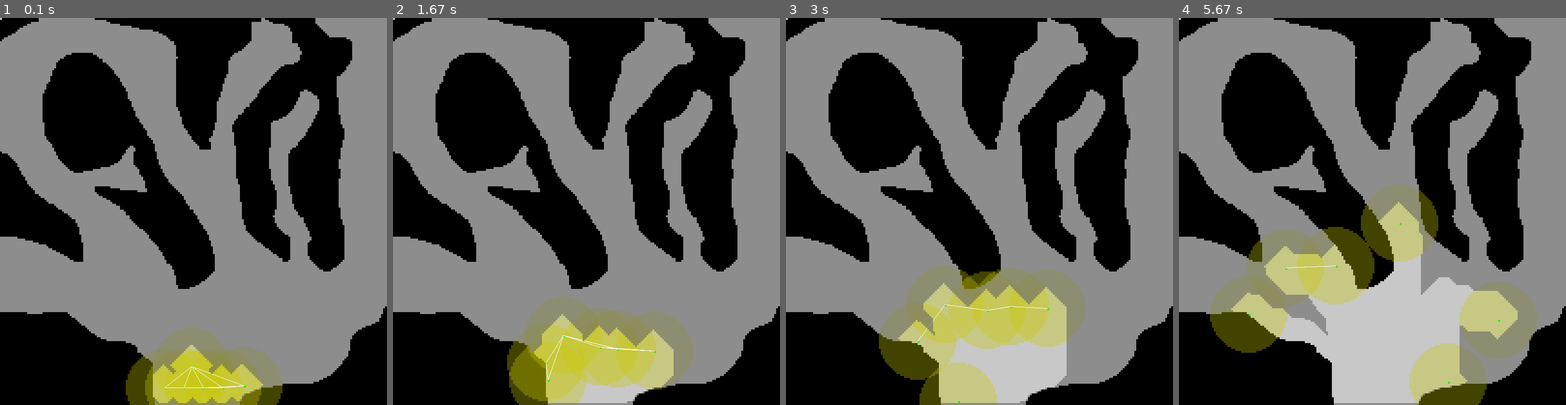
Above: before the commit, frames 1-4 (left to right).
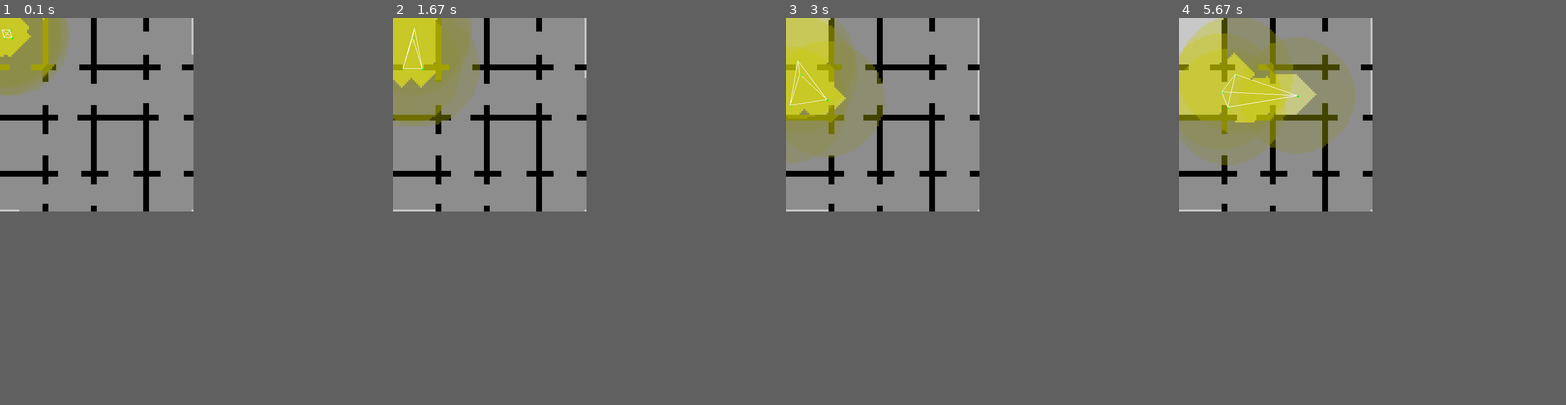
Above: after the commit, the same moments.

Repository: R1leMargoulin/RAPID
Game: pygame game, started from examples/program_examples/simulation_example.py
Two runs of this game, one before a commit and one after it. Both use one fixed random seed, a clock stepped at 60 frames per second and the inputs below.
Inputs:
- Up to frame 1 (0.1 s): no input
- Up to frame 2 (1.67 s): no input
- Up to frame 3 (3 s): no input
- Up to frame 4 (5.67 s): no input
In our replay, the window is 800x800 before the commit and 400x400 after it. These sizes can differ from the game's own. Grey fills any space a smaller window leaves; there, only what the larger window draws over its background counts as a difference.

The runs differ from the first frame. In frame 1, 49% of the frame differs, in the area x 0-100%, y 0-100%; in frame 2, 54%; in frame 3, 59%; in frame 4, 68%.

Commit message:
adding record feature

Diff:
--- a/RAPID/Environment.py
+++ b/RAPID/Environment.py
@@ -18,7 +18,7 @@
 
 
 class Environment():
-    def __init__(self, render = True, width:int=100, height:int=100, background_color = (200,200,200), caption = f'RAPID', env_image:Image.Image = None, full_knowledge:bool=True, limit_of_steps=None, scaling_factor:int=1, communication_mode="blackboard"):
+    def __init__(self, render = True, width:int=100, height:int=100, background_color = (200,200,200), caption = f'RAPID', env_image:Image.Image = None, full_knowledge:bool=True, limit_of_steps=None, scaling_factor:int=1, communication_mode="blackboard", save_img_steps = None):
         """
         Environment Class represents the environment in which the agents are evolving, the user should add agents with the add_agent method before runing the env with the env one.\\
         Params :
@@ -63,6 +63,8 @@
         self.obstacles_group = pygame.sprite.Group()
         self.agent_group = pygame.sprite.Group()
 
+        self.save_img_steps = save_img_steps
+
         if(env_image):
             self.width = env_image.size[0]
             self.height = env_image.size[1]
@@ -123,6 +125,9 @@
         """
         will update all agents in the self.agents object
         """
+        if self.save_img_steps != None and self.render:
+            pygame.image.save(self.screen, self.save_img_steps+str(self.step)+".png")
+
         if self.render:
             self.screen.fill(self.background_color)
 
@@ -147,6 +152,7 @@
 
         if self.communication_mode == "limited":
             self.limited_communication_update()
+
 
     def add_agent(self, agent):
         self.agents.append(agent)
@@ -244,7 +250,7 @@
 
 
 class TargetPointEnvironment(Environment):
-    def __init__(self, render = True, width = 100, height =  …(188 unchanged characters)… e[int,int]=None, amount_of_agents_goal=1):
+    def __init__(self, render = True, width = 100, height =  …(188 unchanged characters)… e[int,int]=None, amount_of_agents_goal=1, save_img_steps = None):
         """"
         Environment Class represents the environment in which the agents are evolving, the user should add agents with the add_agent method before runing the env with the env one.\\
         In this Environment, the Agents has to reach a target point in order to complete the mission.
@@ -265,7 +271,7 @@
         - amount_of_agents:int (default : 1) : amount of agents that needs to reach the point in order to complete the mission.
         """
 
-        super().__init__(render, width, height, background_color, caption, env_image, limit_of_steps=limit_of_steps, scaling_factor=scaling_factor, communication_mode=communication_mode)
+        super().__init__(render, width, height, background_color, caption, env_image, limit_of_steps=limit_of_steps, scaling_factor=scaling_factor, communication_mode=communication_mode, save_img_steps=save_img_steps)
         if target_point :
             self.init_target_point(x=target_point[0], y=target_point[1])
         else : #s'il n'y a pas de target point, on en génère un aléatoirement:
@@ -314,7 +320,7 @@
             return has_to_stop
 
 class ExplorationEnvironment(Environment):
-    def __init__(self, render = True, width = 100, height =  …(202 unchanged characters)… _goal=0.995, end_at_full_exploation=True):
+    def __init__(self, render = True, width = 100, height =  …(202 unchanged characters)… _goal=0.995, end_at_full_exploation=True, save_img_steps = None):
         """
         ExplorationEnvironment Class represents the environment in which the agents are evolving, the user should add agents with the add_agent method before runing the env with the env one.\\
         in this class, there is an exploration map matrix, full of zeros at the beginning of the simulation the goal for agents is to explore all the environment, simulation ends when the matrix is 99% of 1(representing explored cells)\\
@@ -335,7 +341,7 @@
             - "limited":  Robots cannot share information on the blackboard, they need to keep their own belief of the environment state and share it with other robots when possible
         - end_at_full_exploation:bool(Default True) = if False, the simulation ends when all robots are in the "done" (imdone) state, otherwise, ends when the exploration proportion goal is reached.
         """
-        super().__init__(render, width, height, background_color, caption, env_image, full_knowledge, limit_of_steps, scaling_factor, communication_mode=communication_mode)
+        super().__init__(render, width, height, background_color, caption, env_image, full_knowledge, limit_of_steps, scaling_factor, communication_mode=communication_mode, save_img_steps=save_img_steps)
         exp_map = np.zeros((self.width, self.height))
         self.interest_points.update({"exploration_map":exp_map})
         #on va pas mettre de fog sur les murs parce que la vision ne les traverse pas, si on a des murs plus épais que 2, alors il y aura toujours de la fog.
@@ -371,6 +377,7 @@
             self.draw_fog()
         pass
 
+
     def draw_fog(self):
         unexplored_poses = np.where(np.isin(self.interest_points["exploration_map"], self.explorable_zone_types))#check for each element of the Occ grid if it's an explorable zone.
         for i in range(len(unexplored_poses[0])):
@@ -407,7 +414,7 @@
         for cell in cells:
             self.interest_points["exploration_map"][cell[0]-1][cell[1]-1] = 1
 
-class MineClearingEnvironment(Environment): #TODO PREPARER L ENVIRONMENT
+class MineClearingEnvironment(Environment):
     class Mine(Artifact):
         def __init__(self, env, id, name, type, coordinates, explosion_proba=0.01, size=1, color = (255,0,0)):
             super().__init__(env, id, name, type, coordinates, size, color)
@@ -437,7 +444,7 @@
             else:
                 return False
 
-    def __init__(self, render = True, width = 100, height =  …(176 unchanged characters)… d", end_at_full_clear = True, fog = True):
+    def __init__(self, render = True, width = 100, height =  …(176 unchanged characters)… d", end_at_full_clear = True, fog = True, save_img_steps = None):
         """
         ExplorationEnvironment Class represents the environment in which the agents are evolving, the user should add agents with the add_agent method before runing the env with the env one.\\
         in this class, there is an exploration map matrix, full of zeros at the beginning of the simulation the goal for agents is to explore all the environment, simulation ends when the matrix is 99% of 1(representing explored cells)\\
@@ -458,7 +465,7 @@
             - "limited":  Robots cannot share information on the blackboard, they need to keep their own belief of the environment state and share it with other robots when possible
         - end_at_full_exploation:bool(Default True) = if False, the simulation ends when all robots are in the "done" (imdone) state, otherwise, ends when the exploration proportion goal is reached.
         """
-        super().__init__(render, width, height, background_color, caption, env_image, full_knowledge, limit_of_steps, scaling_factor, communication_mode=communication_mode)
+        super().__init__(render, width, height, background_color, caption, env_image, full_knowledge, limit_of_steps, scaling_factor, communication_mode=communication_mode, save_img_steps=save_img_steps)
 
         self.end_at_full_clear = end_at_full_clear
 
@@ -534,7 +541,7 @@
         agent.shape_competence("mine", 0.9, 1.0) #adding default mine competence values
         return super().add_agent(agent)
 
-class WasteCleaningEnvironment(Environment): #TODO PREPARER L ENVIRONMENT
+class WasteCleaningEnvironment(Environment):
     class Waste(Artifact):
         def __init__(self, env, id, name, type, coordinates, size=1, color = (255,0,0)):
             super().__init__(env, id, name, type, coordinates, size, color)
@@ -554,7 +561,7 @@
             else:
                 return False
 
-    def __init__(self, render = True, width = 100, height =  …(176 unchanged characters)… d", end_at_full_clear = True, fog = True):
+    def __init__(self, render = True, width = 100, height =  …(176 unchanged characters)… d", end_at_full_clear = True, fog = True, save_img_steps = None):
         """
         ExplorationEnvironment Class represents the environment in which the agents are evolving, the user should add agents with the add_agent method before runing the env with the env one.\\
         in this class, there is an exploration map matrix, full of zeros at the beginning of the simulation the goal for agents is to explore all the environment, simulation ends when the matrix is 99% of 1(representing explored cells)\\
@@ -575,7 +582,7 @@
             - "limited":  Robots cannot share information on the blackboard, they need to keep their own belief of the environment state and share it with other robots when possible
         - end_at_full_exploation:bool(Default True) = if False, the simulation ends when all robots are in the "done" (imdone) state, otherwise, ends when the exploration proportion goal is reached.
         """
-        super().__init__(render, width, height, background_color, caption, env_image, full_knowledge, limit_of_steps, scaling_factor, communication_mode=communication_mode)
+        super().__init__(render, width, height, background_color, caption, env_image, full_knowledge, limit_of_steps, scaling_factor, communication_mode=communication_mode, save_img_steps=save_img_steps)
 
         self.end_at_full_clear = end_at_full_clear
 
--- a/examples/program_examples/simulation_example.py
+++ b/examples/program_examples/simulation_example.py
@@ -13,13 +13,17 @@
 SCREEN_HEIGHT = 100
 BACKGROUND_COLOR = (200, 200, 200)
 
-ENV_IMAGE_PATH = "/home/erwan/Documents/RAPID/examples/env_images_example/cave_200_200.png"# CHANGE THE PATH
+ENV_IMAGE_PATH = "/home/erwan/Documents/RAPID/examples/env_images_example/labyrinth_100_100.png"# CHANGE THE PATH
 
-NB_GROUND_AGENTS = 6
-NB_AERIAL_AGENTS = 2
+video_saving_path = "/home/erwan/Documents/RAPID/tests/records/4grounds/"
+#video_saving_path = None
 
-pos_list = [[85,190,0], [95,190,0], [105,190,0], [115,190,0], [125,190,0], [100,180,0]]
-#pos_list = [[1,5,0], [1,10,0], [5,5,0], [5,10,0]]
+NB_GROUND_AGENTS = 4
+NB_AERIAL_AGENTS = 0
+
+#pos_list = [[85,190,0], [95,190,0], [105,190,0], [115,190,0], [125,190,0], [100,180,0]]
+pos_list = [[1,5,0], [1,10,0], [5,5,0], [5,10,0]]
+aerial_pos_list = [[3,5,0], [3,10,0], [3,5,0], [3,10,0]]
 #pos_list = None
 
 img = Image.open(ENV_IMAGE_PATH)
@@ -31,7 +35,7 @@
 
     #env = TargetPointEnvironment(background_color= BACKGROUND_COLOR, env_image=img, amount_of_agents_goal=2, scaling_factor=2)
     #env = ExplorationEnvironment(render= True, background_color= BACKGROUND_COLOR, env_image=img, full_knowledge=False, scaling_factor=4)
-    env = ExplorationEnvironment(width=SCREEN_WIDTH, height=SCREEN_HEIGHT, env_image=img, background_color= BACKGROUND_COLOR, full_knowledge=False, scaling_factor=4, communication_mode="limited", render=True, end_at_full_exploation=False)
+    env = ExplorationEnvironment(width=SCREEN_WIDTH, height=SCREEN_HEIGHT, env_image=img, background_color= BACKGROUND_COLOR, full_knowledge=False, scaling_factor=4, communication_mode="limited", render=True, end_at_full_exploation=False, save_img_steps=video_saving_path)
 
 
     for i in range(NB_GROUND_AGENTS):
@@ -50,31 +54,33 @@
                                     max_speed=(1,1,0.5), #warning : adapt max speeds if you use aerial or ground robots
                                     behavior_to_use="action_selection",
                                     vision_range=10,
-                                    communication_range=20,
+                                    communication_range=30,
                                     communication_period=5,
                                     energy_amount=1e6, #place a huge amount for no energy limitations
                                     delta_replan= 5
                                 ))
         env.agents[-1].shape_competence("exploration", 1, 1)
 
-    # for i in range(NB_AERIAL_AGENTS):
-    #     #random init position
-    #     init_pos = (random.randrange(0,env.width), random.randrange(0,env.height), random.uniform(0, 2*3.14))
-    #     #init_pos = (125, 190, 0)
+    for i in range(NB_AERIAL_AGENTS):
+        #random init position
+        if aerial_pos_list :
+            init_pos = aerial_pos_list[i]
+        else:
+            init_pos = (random.randrange(0,env.width), random.randrange(0,env.height), random.uniform(0, 2*3.14))
 
 
-    #     env.add_agent(Agents.Aerial(
-    #                                 env,
-    #                                 robot_id=len(env.agents)+1,
-    #                                 init_transform=init_pos,
-    #                                 max_speed=(1,1,0.5), #warning : adapt max speeds if you use aerial or ground robots
-    #                                 behavior_to_use="minpos",
-    #                                 vision_range=10,
-    #                                 communication_range=30,
-    #                                 communication_period=10,
-    #                                 energy_amount=1e6 #place a huge amount for no energy limitations
-    #                             ))
-    #     env.agents[-1].shape_competence("exploration", 1, 1)
+        env.add_agent(Agents.Aerial(
+                                    env,
+                                    robot_id=len(env.agents)+1,
+                                    init_transform=init_pos,
+                                    max_speed=(1,1,0.5), #warning : adapt max speeds if you use aerial or ground robots
+                                    behavior_to_use="minpos",
+                                    vision_range=10,
+                                    communication_range=30,
+                                    communication_period=10,
+                                    energy_amount=1e6 #place a huge amount for no energy limitations
+                                ))
+        env.agents[-1].shape_competence("exploration", 1, 1)
 
 
     env.run()
